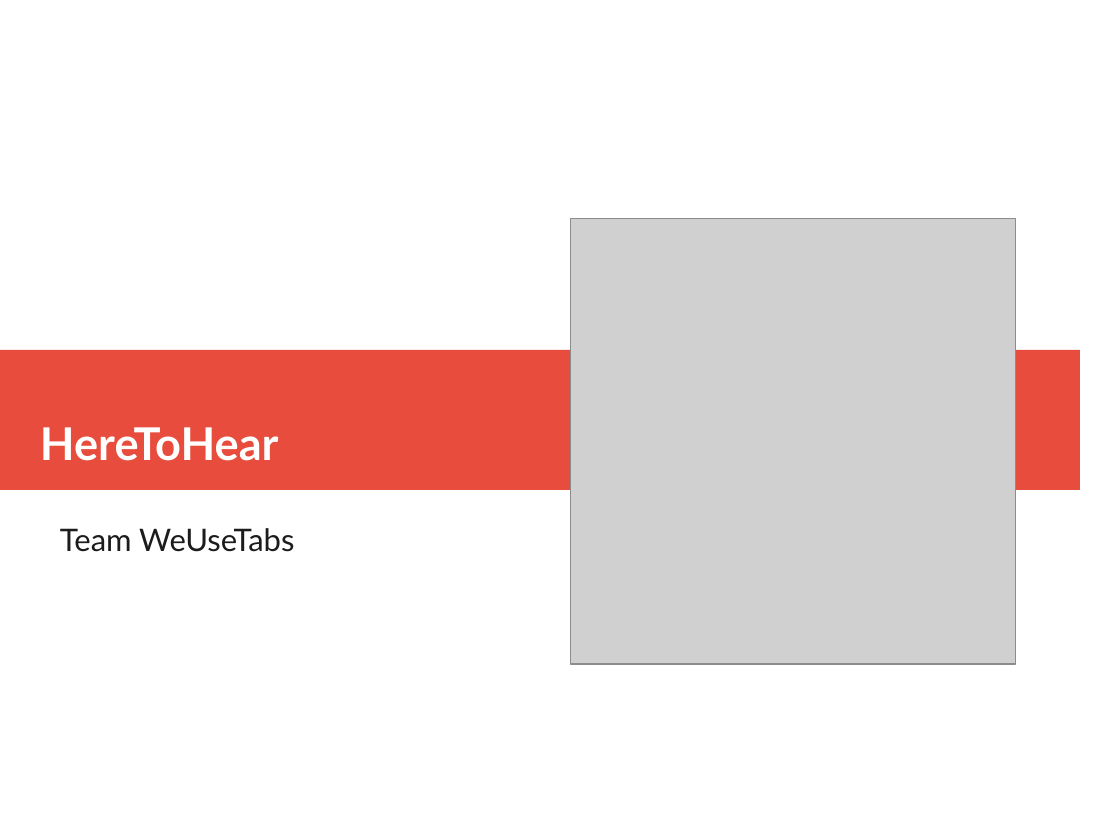
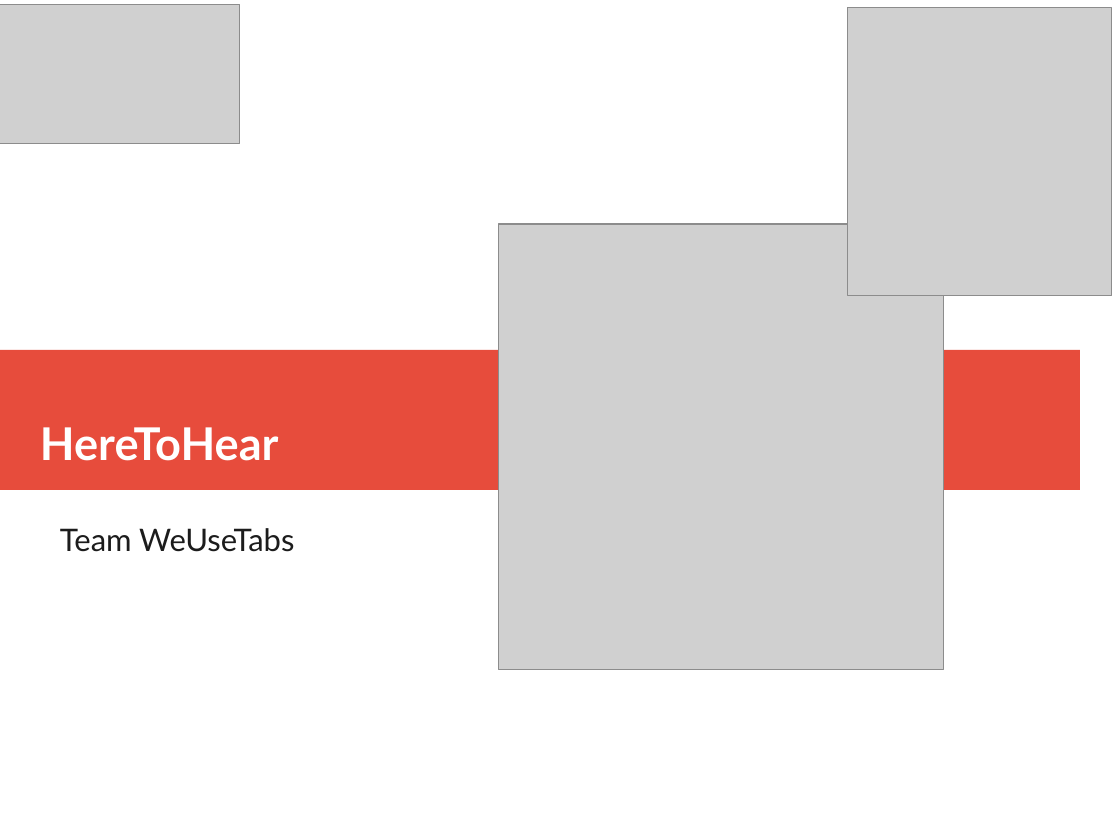
Before and after one commit to abhishekti7/CodeUtsava-Hack, a slide deck: slide 1 of presentation/CodeUtsava.odp. Drawn at 1120x840 pixels with LibreOffice and Linux fonts; fonts in the diff are those of the drawing; grey boxes stand for pictures. Boxes give left, top, right and bottom in pixels: in the first picture for what was removed or moved away, otherwise in the second. Text is boxed around its words. In the diff, an @@ line names an element or a change of style, - is before the commit and + after.

Commit message:
ppt changes

```diff
--- a/presentation/CodeUtsava.odp
+++ b/presentation/CodeUtsava.odp
@@ picture added at (x1=0, y1=4, x2=240, y2=143) @@
@@ picture added at (x1=849, y1=8, x2=1113, y2=296) @@
@@ picture moved from (x1=571, y1=219, x2=1016, y2=664) to (x1=499, y1=224, x2=944, y2=669) @@
```
